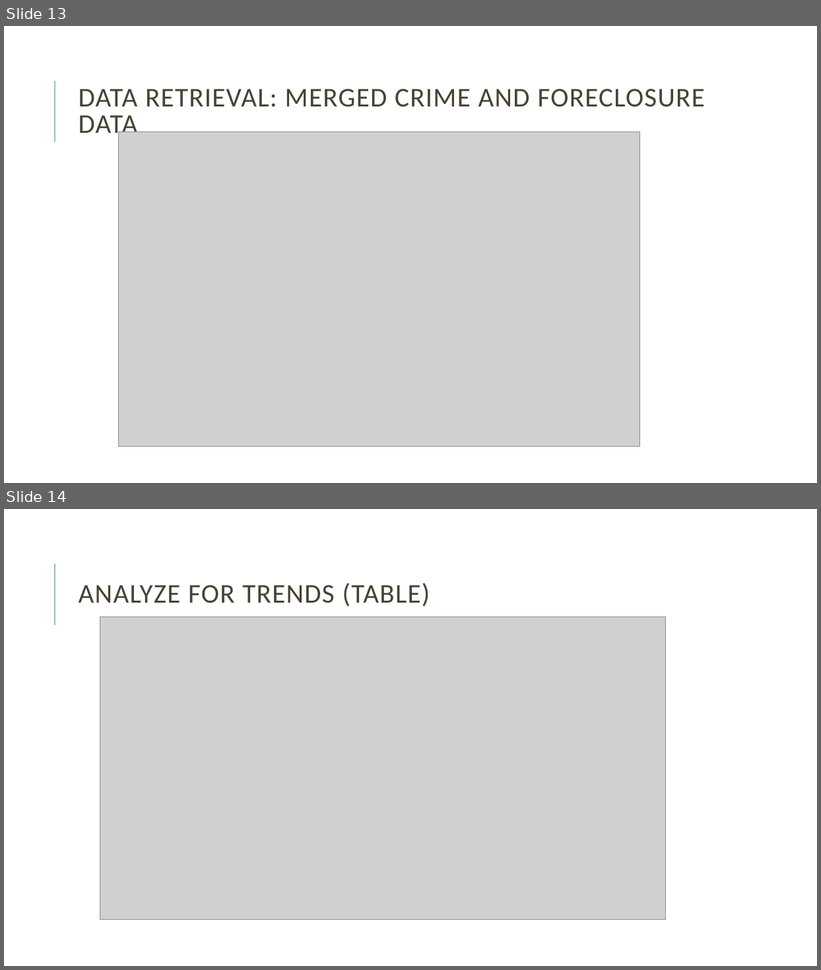
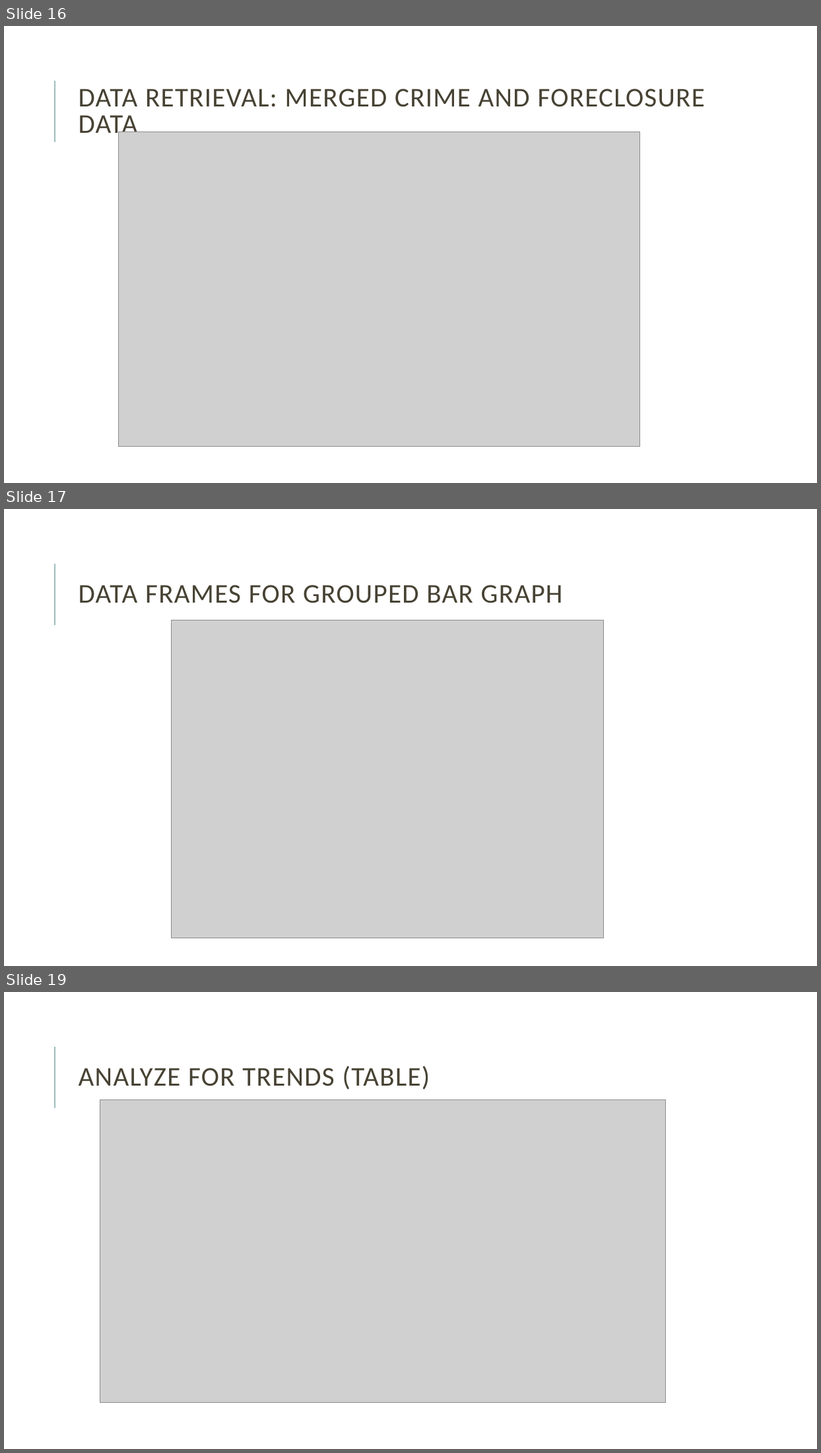
Before and after one commit to rks7255/RUTGProject1, a slide deck: Reena/Presentation Final Draft.pptx. Shown one above the other, each under a label of ours: slides 13 and 14 before the commit, slides 16, 17 and 19 after it; the slides between them are not shown. The pictures are 821x970 and 821x1453 pixels, drawn with LibreOffice and Linux fonts; fonts in the diff are those of the drawing; grey boxes stand for pictures. Boxes give left, top, right and bottom in pixels: in the first picture for what was removed or moved away, otherwise in the second. Text is boxed around its words. In the diff, an @@ line names an element or a change of style, - is before the commit and + after.

```diff
--- a/Reena/Presentation Final Draft.pptx
+++ b/Reena/Presentation Final Draft.pptx
@@ slide 17 added at bbox=[4, 509, 817, 966], background #FFFFFF; not listed: 1 template element that a slide beside it also shows @@
@@ title added at bbox=[79, 585, 563, 603], 32 pt, text #474233 @@
+DATA FRAMES FOR GROUPED BAR GRAPH
@@ picture added at bbox=[171, 620, 604, 939] @@
@@ what was slide 13 is now slide 16 @@
@@ what was slide 14 is now slide 19 @@
```
Also in this commit, not shown: 5 slides changed, 4 other slides added, 1 slide removed.
